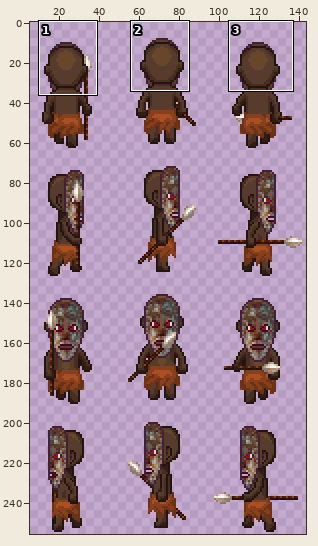
A sprite sheet gets an edit: sprite/character/tribal/PNG/48x64/tribal_warrior_m-NESW.png. The first picture is a wide view before the edit; the outline marks the close-up.
Close-up. Before:
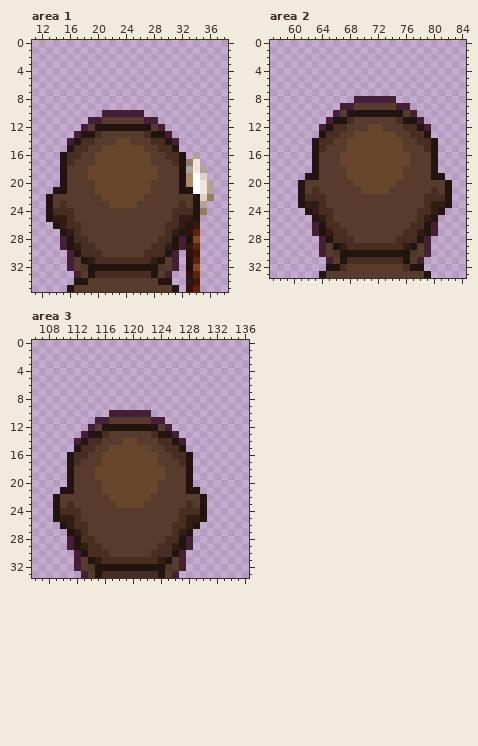
The file is 144x256 pixels. Colours within 5 levels of each other are drawn and written as one. Shown: area 1: x 11..38, y 0..35; area 2: x 57..84, y 0..33; area 3: x 106..136, y 0..33. The wide view leaves out empty margins. The commit also changed other parts of the picture, which this record leaves out.
New version:
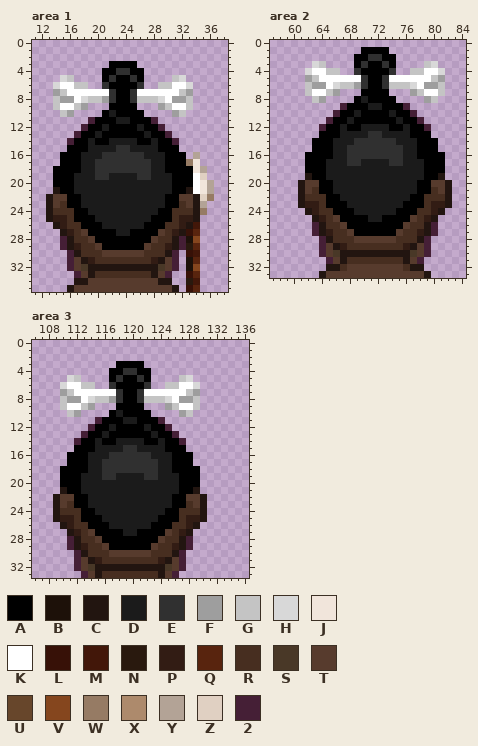
Palette (. is transparent): A #000000  B #1d1109  C #221510  D #1b1b1b  E #303030  F #9e9e9e  G #c4c4c4  H #d8d8d8  J #f1e5db  K #ffffff  L #371107  M #421709  N #29190e  P #321c14  Q #58240e  R #472e20  S #493827  T #573b2d  U #67462b  V #85461e  W #967b64  X #ad8a6c  Y #b3a396  Z #e0d0c2  2 #451f36
The exact change:
--- area 1
@@ x 11..38 @@
  2 ............................
- 3 ............................
- 4 ............................
- 5 ............................
- 6 ............................
- 7 ............................
- 8 ............................
- 9 ............................
-10 ..........222222............
-11 ........22TTTTTT22..........
-12 .......2TCCCCCCCCT2.........
-13 ......2CCRTTTTTTRCC2........
-14 .....2CRRTTTUUTTTRRC2.......
-15 .....CRRTTUUUUUUTTRRC.......
-16 ....CRRTTUUUUUUUUTTRRC.Y....
-17 ....CRTTTUUUUUUUUTTTRCWJ....
-18 ....CTTTUUUUUUUUUUTTTCYJY...
-19 ....CTTTUUUUUUUUUUTTTCXKZ...
-20 ....CTTTTUUUUUUUUTTTTCXKJY..
-21 ...CCTTTTUUUUUUUUTTTTCCKJY..
-22 ..CTTTTTTTUUUUUUTTTTTTTCZW..
-23 ..CTRTTTTTTUUUUTTTTTTRTCY...
-24 ..CRRRTTTTTTTTTTTTTTRRRCW...
-25 ..CPPRTTTTTTTTTTTTTTRPPC....
-26 ...CPRRTTTTTTTTTTTTRRPCM....
-27 ....CPRTTTTTTTTTTTTRPCLQ....
-28 ....2CRRTTTTTTTTTTRRC2BV....
-29 ....2CPRRTTTTTTTTRRPC2NQ....
+ 3 ...........AAAA.............
+ 4 ..........AAEEAA............
+ 5 ....HG....AEAAEA....GH......
+ 6 ...HKKGG..EAAAAE..GGKKH.....
+ 7 ...FGKKKKKKEAAEKKKKKKGF.....
+ 8 ...GFFKHGGFEAAEGGGHKFFG.....
+ 9 ...GKKGF...AAAA...FGKKG.....
+10 ....GF....ADAAAA....FG......
+11 ........2AAADDAAA2..........
+12 .......2AADAAAADAA2.........
+13 ......2AADAAAAAADAA2........
+14 .....2AADAADDDDAADAA2.......
+15 .....AAADDDDEEDDDDAAA.......
+16 ....AAADDDEEEEEEDDDAAA.Y....
+17 ....AAADDEEEEEEEEDDAAAWJ....
+18 ...AAAADDEEEEEEEEDDAAAAJY...
+19 ...AAADDDEEDDDDEEDDDAAAKZ...
+20 ...AAADDDDDDDDDDDDDDAAAKJY..
+21 ...CAADDDDDDDDDDDDDDAACKJY..
+22 ..CTTAADDDDDDDDDDDDAATTCZW..
+23 ..CTRAADDDDDDDDDDDDAARTCY...
+24 ..CRRRAADDDDDDDDDDAARRRCW...
+25 ..CPPRAAADDDDDDDDAAARPPC....
+26 ...CPRRAAADDDDDDAAARRPCM....
+27 ....CPRTAAAADDAAAATRPCLQ....
+28 ....2CRRTAAAAAAAATRRC2BV....
+29 ....2CPRRTAAAAAATRRPC2NQ....
 30 .....2CRRRTTTTTTRRRC2.LM....
--- area 2
@@ x 57..84 @@
  0 ............................
- 1 ............................
- 2 ............................
- 3 ............................
- 4 ............................
- 5 ............................
- 6 ............................
- 7 ............................
- 8 ............222222..........
- 9 ..........22TTTTTT22........
-10 .........2TCCCCCCCCT2.......
-11 ........2CCRTTTTTTRCC2......
-12 .......2CRRTTTUUTTTRRC2.....
-13 .......CRRTTUUUUUUTTRRC.....
-14 ......CRRTTUUUUUUUUTTRRC....
-15 ......CRTTTUUUUUUUUTTTRC....
-16 ......CTTTUUUUUUUUUUTTTC....
-17 ......CTTTUUUUUUUUUUTTTC....
-18 ......CTTTTUUUUUUUUTTTTC....
-19 .....CCTTTTUUUUUUUUTTTTCC...
-20 ....CTTTTTTTUUUUUUTTTTTTTC..
-21 ....CTRTTTTTTUUUUTTTTTTRTC..
-22 ....CRRRTTTTTTTTTTTTTTRRRC..
-23 ....CPPRTTTTTTTTTTTTTTRPPC..
-24 .....CPRRTTTTTTTTTTTTRRPC...
-25 ......CPRTTTTTTTTTTTTRPC....
-26 ......2CRRTTTTTTTTTTRRC2....
-27 ......2CPRRTTTTTTTTRRPC2....
+ 1 .............AAAA...........
+ 2 ............AAEEAA..........
+ 3 ......HG....AEAAEA....GH....
+ 4 .....HKKGG..EAAAAE..GGKKH...
+ 5 .....FGKKKKKKEAAEKKKKKKGF...
+ 6 .....GFFKHGGFEAAEGGGHKFFG...
+ 7 .....GKKGF...AAAA...FGKKG...
+ 8 ......GF....ADAAAA....FG....
+ 9 ..........2AAADDAAA2........
+10 .........2AADAAAADAA2.......
+11 ........2AADAAAAAADAA2......
+12 .......2AADAADDDDAADAA2.....
+13 .......AAADDDDEEDDDDAAA.....
+14 ......AAADDDEEEEEEDDDAAA....
+15 ......AAADDEEEEEEEEDDAAA....
+16 .....AAAADDEEEEEEEEDDAAAA...
+17 .....AAADDDEEDDDDEEDDDAAA...
+18 .....AAADDDDDDDDDDDDDDAAA...
+19 .....CAADDDDDDDDDDDDDDAAC...
+20 ....CTTAADDDDDDDDDDDDAATTC..
+21 ....CTRAADDDDDDDDDDDDAARTC..
+22 ....CRRRAADDDDDDDDDDAARRRC..
+23 ....CPPRAAADDDDDDDDAAARPPC..
+24 .....CPRRAAADDDDDDAAARRPC...
+25 ......CPRTAAAADDAAAATRPC....
+26 ......2CRRTAAAAAAAATRRC2....
+27 ......2CPRRTAAAAAATRRPC2....
 28 .......2CRRRTTTTTTRRRC2.....
--- area 3
@@ x 106..136 @@
  2 ...............................
- 3 ...............................
- 4 ...............................
- 5 ...............................
- 6 ...............................
- 7 ...............................
- 8 ...............................
- 9 ...............................
-10 ...........222222..............
-11 .........22TTTTTT22............
-12 ........2TCCCCCCCCT2...........
-13 .......2CCRTTTTTTRCC2..........
-14 ......2CRRTTTUUTTTRRC2.........
-15 ......CRRTTUUUUUUTTRRC.........
-16 .....CRRTTUUUUUUUUTTRRC........
-17 .....CRTTTUUUUUUUUTTTRC........
-18 .....CTTTUUUUUUUUUUTTTC........
-19 .....CTTTUUUUUUUUUUTTTC........
-20 .....CTTTTUUUUUUUUTTTTC........
-21 ....CCTTTTUUUUUUUUTTTTCC.......
-22 ...CTTTTTTTUUUUUUTTTTTTTC......
-23 ...CTRTTTTTTUUUUTTTTTTRTC......
-24 ...CRRRTTTTTTTTTTTTTTRRRC......
-25 ...CPPRTTTTTTTTTTTTTTRPPC......
-26 ....CPRRTTTTTTTTTTTTRRPC.......
-27 .....CPRTTTTTTTTTTTTRPC........
-28 .....2CRRTTTTTTTTTTRRC2........
-29 .....2CPRRTTTTTTTTRRPC2........
+ 3 ............AAAA...............
+ 4 ...........AAEEAA..............
+ 5 .....HG....AEAAEA....GH........
+ 6 ....HKKGG..EAAAAE..GGKKH.......
+ 7 ....FGKKKKKKEAAEKKKKKKGF.......
+ 8 ....GFFKHGGFEAAEGGGHKFFG.......
+ 9 ....GKKGF...AAAA...FGKKG.......
+10 .....GF....ADAAAA....FG........
+11 .........2AAADDAAA2............
+12 ........2AADAAAADAA2...........
+13 .......2AADAAAAAADAA2..........
+14 ......2AADAADDDDAADAA2.........
+15 ......AAADDDDEEDDDDAAA.........
+16 .....AAADDDEEEEEEDDDAAA........
+17 .....AAADDEEEEEEEEDDAAA........
+18 ....AAAADDEEEEEEEEDDAAAA.......
+19 ....AAADDDEEDDDDEEDDDAAA.......
+20 ....AAADDDDDDDDDDDDDDAAA.......
+21 ....CAADDDDDDDDDDDDDDAAC.......
+22 ...CTTAADDDDDDDDDDDDAATTC......
+23 ...CTRAADDDDDDDDDDDDAARTC......
+24 ...CRRRAADDDDDDDDDDAARRRC......
+25 ...CPPRAAADDDDDDDDAAARPPC......
+26 ....CPRRAAADDDDDDAAARRPC.......
+27 .....CPRTAAAADDAAAATRPC........
+28 .....2CRRTAAAAAAAATRRC2........
+29 .....2CPRRTAAAAAATRRPC2........
 30 ......2CRRRTTTTTTRRRC2.........
